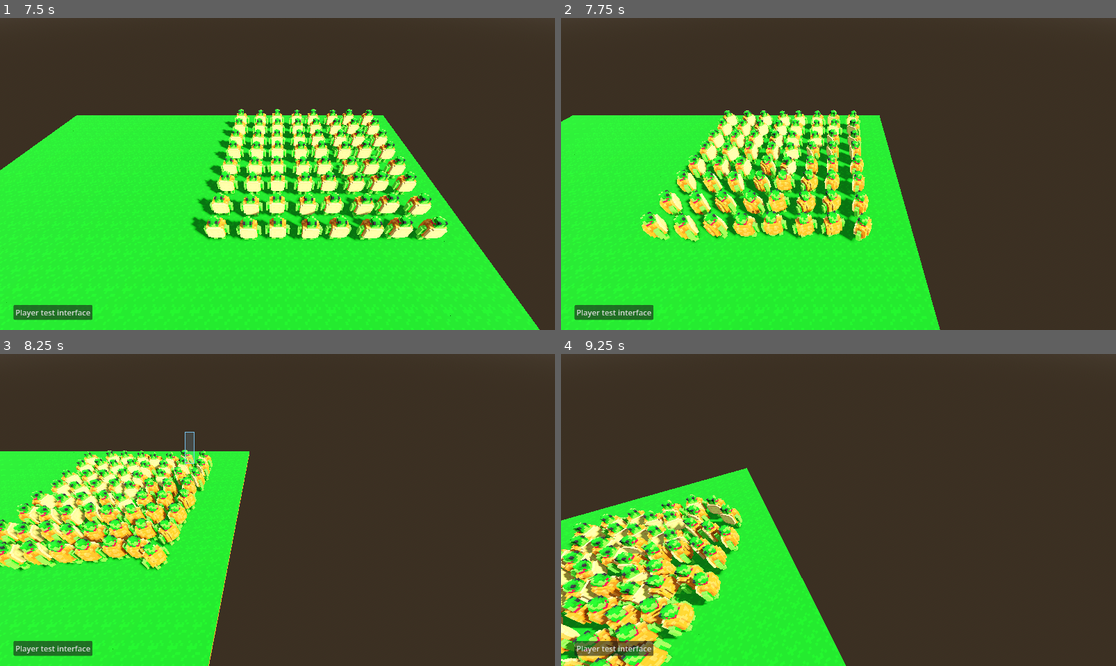
Above: before the commit, frames 1-4 (two rows, left to right).
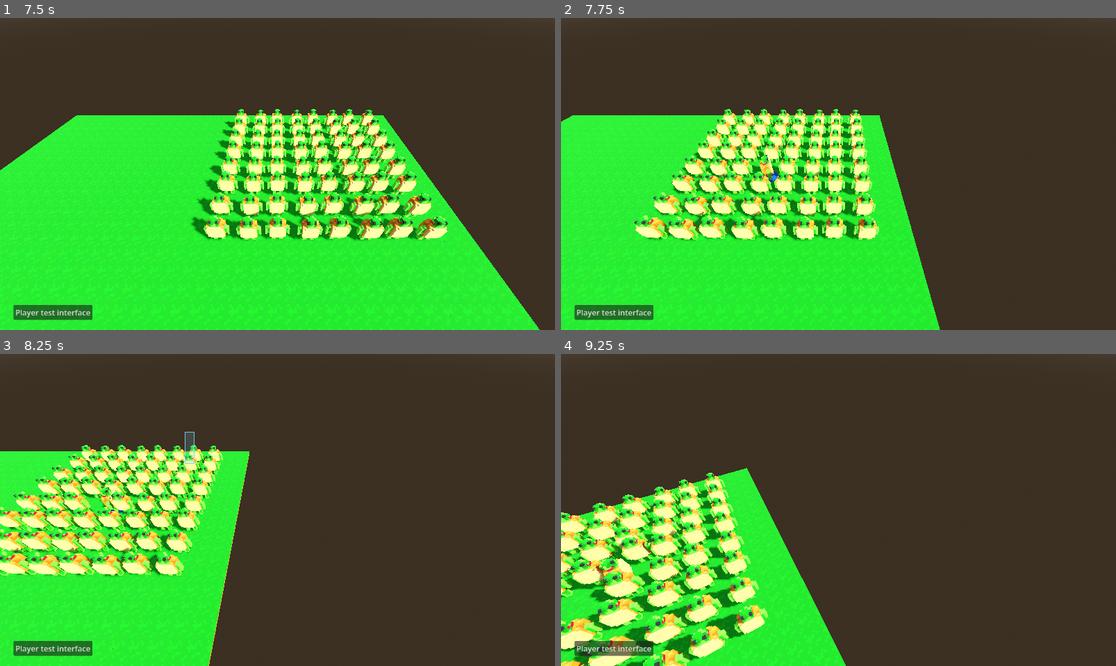
Above: after the commit, the same moments.

Repository: DenisLjubojevic/RTS-Practice
Game: Godot game, scene res://scenes/world.tscn
Two runs of this game, one before a commit and one after it. Both use one fixed random seed, a clock stepped at 60 frames per second and the inputs below.
Inputs (mouse positions are in pixels of both pictures, inside the frame that each line leads up to):
- Up to frame 1 (7.5 s): click "Player test interface" at 0.5 s; click "Player test interface" at 1.25 s; click "Player test interface" at 2 s; move the mouse to (399, 158) at 2.77 s; press the mouse at (399, 158) at 2.78 s; right-click (399, 158) at 3.05 s; release the mouse at (399, 158) at 3.5 s; drag from (166, 189) to (249, 236) at 3.52 s; move the mouse to (333, 105) at 4.27 s; hold Shift (shift, bound only after the commit) 4.28-5 s; click (333, 105) at 4.55 s; drag from (249, 236) to (111, 127) at 5.02 s; move the mouse to (444, 220) at 5.77 s; hold W (camera_forward) 5.78-6.5 s; click (444, 220) at 5.92 s; tap Shift (shift, bound only after the commit) at 6.05 s; drag from (111, 127) to (194, 96) at 6.52 s; move the mouse to (305, 174) at 7.27 s; hold D (camera_right) from 7.28 s (still down); click (305, 174) at 7.42 s
- Up to frame 2 (7.75 s): keep holding D (camera_right); right-click (866, 174) at 7.55 s
- Up to frame 3 (8.25 s): release D (camera_right) at 8 s; drag from (194, 432) to (166, 525) at 8.02 s
- Up to frame 4 (9.25 s): move the mouse to (960, 494) at 8.77 s; hold E (camera_rotate_right) from 8.78 s (still down); click (960, 494) at 9.05 s

Frame 1 is identical in both runs. In frame 2, 11% of the frame differs, in the area x 13-58%, y 29-72%; in frame 3, 12%; in frame 4, 16%, in the area x 0-38%, y 38-100%.
Error in both runs: Invalid access to property or key '1' on a base object of type 'Dictionary'. (res://autoload/autoload_globals.gd:15)

Commit message:
improved selection system and implemented moving for just selected

Diff:
--- a/rts-practice/project.godot
+++ b/rts-practice/project.godot
@@ -77,6 +77,11 @@
 "events": [Object(InputEventMouseButton,"resource_local_to_scene":false,"resource_name":"","device":-1,"window_id":0,"a …(258 unchanged characters)…
 ]
 }
+shift={
+"deadzone": 0.2,
+"events": [Object(InputEventKey,"resource_local_to_scene":false,"resource_name":"","device":-1,"window_id":0,"alt_pressed":false,"shift_pressed":false,"ctrl_pressed":false,"meta_pressed":false,"pressed":false,"keycode":0,"physical_keycode":4194325,"key_label":0,"unicode":0,"location":0,"echo":false,"script":null)
+]
+}
 
 [layer_names]
 
--- a/rts-practice/scenes/test_unit.tscn
+++ b/rts-practice/scenes/test_unit.tscn
@@ -74,7 +74,7 @@
 
 [node name="CharacterBody3D" type="CharacterBody3D" unique_id=1975172324]
 collision_layer = 8
-collision_mask = 9
+collision_mask = 10
 script = ExtResource("1_x353t")
 
 [node name="CollisionShape3D" type="CollisionShape3D" parent="." unique_id=334519099]
--- a/rts-practice/scripts/player_interface.gd
+++ b/rts-practice/scripts/player_interface.gd
@@ -1,4 +1,6 @@
 extends Node2D
+
+const MODULE_CAMERA: GDScript = preload("res://scripts/moduleCamera.gd")
 
 # Nodes
 @onready var player_camera: Node3D = $camera_base
@@ -11,6 +13,7 @@
 # Dragging
 var drag_start: Vector2 = Vector2.ZERO
 var is_dragging: bool = false
+var drag_threshold: float = 5.0
 
 func _ready() -> void:
 	initalizeInterface()
@@ -43,9 +46,39 @@
 		if !is_instance_valid(unit): continue
 		var screen_pos = camera.unproject_position(unit.global_position)
 		if rect.has_point(screen_pos):
-			unit.selected = true
 			if !selectedUnits.has(unit):
-				selectedUnits.append(unit)
+				selectionAdd(unit)
+
+# add one unit to selected array
+func selectionAdd(unit: Node3D) -> void:
+	selectedUnits.append(unit)
+	unit.selected = true
+
+func selectMultipleUnits(unitsToSelect: Array) -> void:
+	for unit in unitsToSelect:
+		if !selectedUnits.has(unit):
+			selectionAdd(unit)
+
+# removing one unit from selected array
+func removeOneUnit(unitToRemove: Node3D) -> void:
+	var index: int = 0
+	for unit in selectedUnits:
+		if unit == unitToRemove:
+			selectedUnits.remove_at(index)
+			unitToRemove.selected = false
+			break
+		index += 1
+
+# removing multiple units from array
+func removeMultipleUnits(unitsToRemove: Array) -> void:
+	var index = 0
+	for unit in selectedUnits:
+		for unitToRemove in unitsToRemove:
+			if unit == unitToRemove:
+				selectedUnits.remove_at(index)
+				unit.selected = false
+				break
+		index += 1
 
 # deselect all units
 func deselectAllUnits() -> void:
@@ -54,21 +87,67 @@
 			unit.selected = false
 	selectedUnits.clear()
 
+# select / unselect one unit
+func toggleSelectUnit(unit: Node3D) -> void:
+	if unit.selected:
+		removeOneUnit(unit)
+	else:
+		selectionAdd(unit)
+
 # detecting mouse left btn clicked
 func _input(event: InputEvent) -> void:
+	var shift: bool = Input.is_action_pressed("shift")
+
 	if event is InputEventMouseButton and event.button_index == MOUSE_BUTTON_LEFT:
 		if event.is_pressed():
 			drag_start = get_global_mouse_position()
-			is_dragging = true
-			deselectAllUnits()
+			is_dragging = false
 		else:
 			if is_dragging:
-				selectUnits()
+				selectionDragBox(shift)
+			else:
+				singleSelection(get_global_mouse_position(), shift)
 			is_dragging = false
 			queue_redraw()
 
-	if event is InputEventMouseMotion and is_dragging:
-		queue_redraw()
+	if event is InputEventMouseMotion and Input.is_action_pressed("mouse_leftclick"):
+		if get_global_mouse_position().distance_to(drag_start) > drag_threshold:
+			is_dragging = true
+			queue_redraw()
+
+	if Input.is_action_just_released("mouse_rightclick"):
+		if !selectedUnits.is_empty():
+			var mouse_pos: Vector2 = get_viewport().get_mouse_position()
+			var camera: Camera3D = get_viewport().get_camera_3d()
+			var cameraRaycastCords: Vector3 = MODULE_CAMERA.getVerctor3FromCameraRaycast(camera, mouse_pos)
+
+			if cameraRaycastCords != Vector3.ZERO:
+				for unit in selectedUnits:
+					if unit.has_method("moveUnit"):
+						unit.moveUnit(cameraRaycastCords)
+
+# dragbox selection
+func selectionDragBox(shiftEnabled: bool = false) ->void:
+	if !shiftEnabled: deselectAllUnits()
+
+	selectUnits()
+
+func singleSelection(mouse2Dpos: Vector2, shift: bool) -> void:
+	var camera = get_viewport().get_camera_3d()
+
+	for unit in visibleUnitsInArea.values():
+		var unit2Dpos: Vector2 = camera.unproject_position((unit as Node3D).transform.origin + Vector3(0, 0.85, 0))
+
+		if mouse2Dpos.distance_to(unit2Dpos) < 30:
+			if shift:
+				toggleSelectUnit(unit)
+			else:
+				deselectAllUnits()
+				selectionAdd(unit)
+			return
+
+	if !shift:
+		deselectAllUnits()
 
 # drawing selection box
 func _draw() -> void:
--- a/rts-practice/scripts/select_indicator.gd
+++ b/rts-practice/scripts/select_indicator.gd
@@ -1,6 +1,4 @@
 extends CharacterBody3D
-
-const MODULE_CAMERA: GDScript = preload("res://scripts/moduleCamera.gd")
 
 var steerSpeed: float = 3.0
 var navigationPathGoalPosition: Vector3
@@ -27,17 +25,6 @@
 	navigationPathTimer.timeout.connect(navigationPathTimerUpdate)
 	animPlayer.play("Idle")
 
-# detects right mouse input and update goal position
-func _input(event: InputEvent) -> void:
-	if Input.is_action_just_pressed("mouse_rightclick"):
-		var mouse_pos: Vector2 = get_viewport().get_mouse_position()
-		var camera: Camera3D = get_viewport().get_camera_3d()
-		var cameraRaycastCords: Vector3 = MODULE_CAMERA.getVerctor3FromCameraRaycast(camera, mouse_pos)
-		if cameraRaycastCords != Vector3.ZERO:
-			cameraRaycastCords += Vector3(randf_range(-1.5, 1.5), 0 , randf_range(-1.5, 1.5))
-			navigation_agent.set_target_position(cameraRaycastCords)
-			navigationPathGoalPosition = cameraRaycastCords
-
 # updates velocity of agent so he knows where to move
 func _physics_process(delta: float) -> void:
 	if navigation_agent.is_navigation_finished():
@@ -55,6 +42,15 @@
 	var steeredVelocity: Vector3 = (direction - velocity) * delta * steerSpeed
 	var newAgentVelocity: Vector3 = velocity + steeredVelocity
 	navigation_agent.set_velocity(newAgentVelocity)
+
+func moveUnit(newMovementGoal: Vector3 = Vector3.ZERO) -> void:
+	stuckCount = 0
+
+	var index: int = 1
+	newMovementGoal += Vector3(randf_range(-index, index), 0, randf_range(-index, index))
+	navigationPathGoalPosition = newMovementGoal
+	navigationPathTimer.emit_signal("timeout")
+	navigation_agent.set_target_position(navigationPathGoalPosition)
 
 # make a rotation for character before starting to move
 func rotateToDirection(dir: Vector3, delta: float) -> void:
